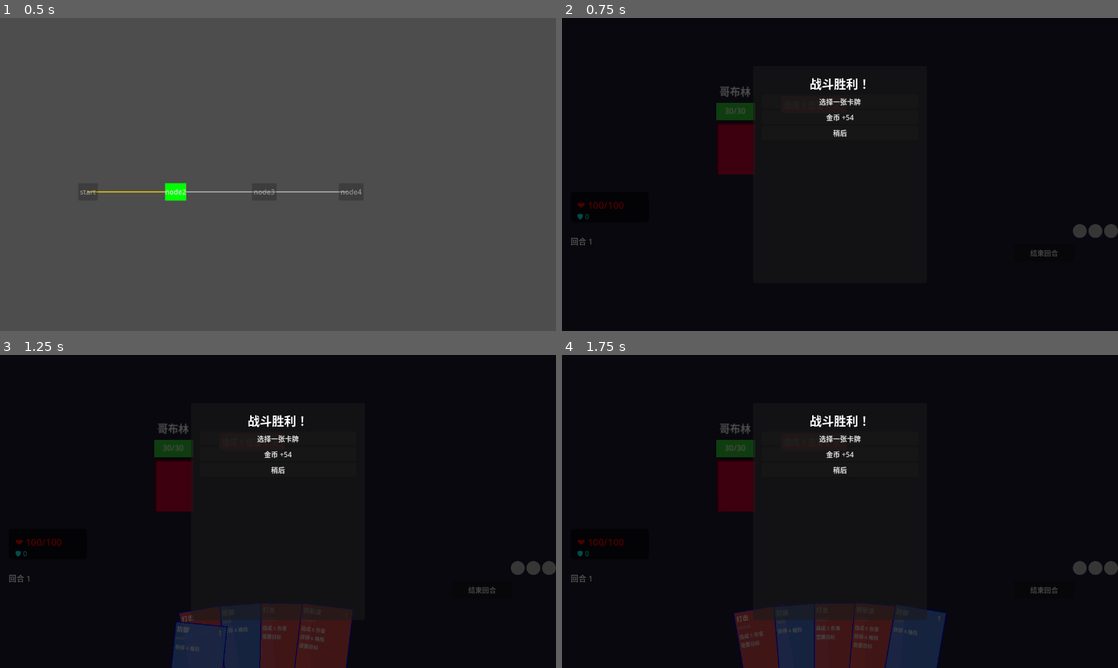
Above: before the commit, frames 1-4 (two rows, left to right).
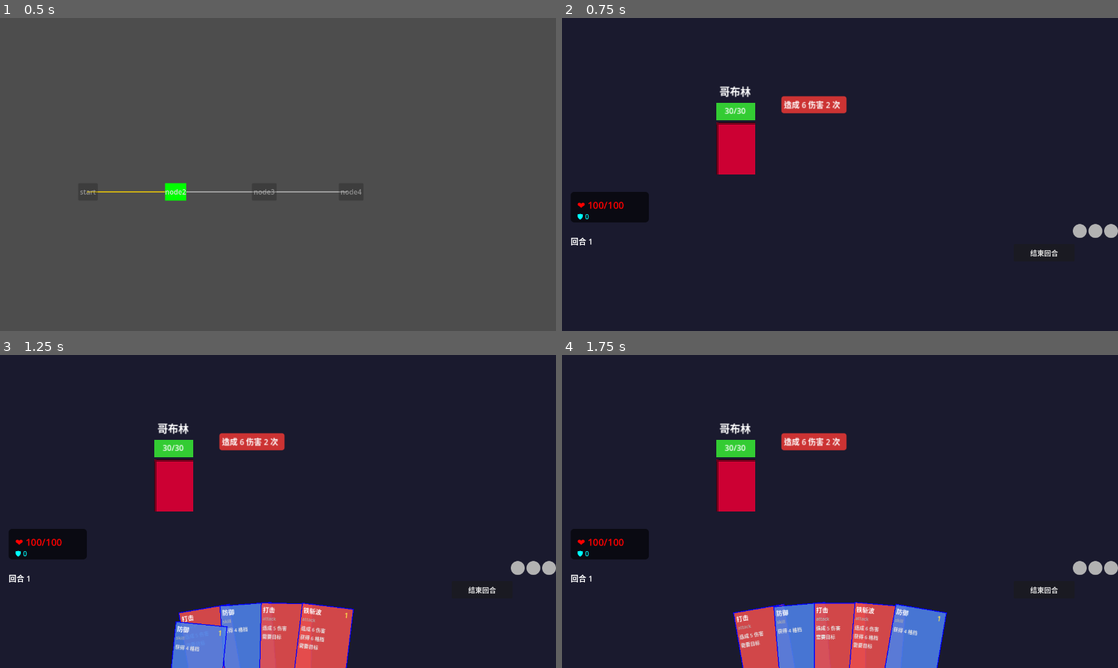
Above: after the commit, the same moments.

Repository: FiveMarksCoding/CardGame
Game: Godot game, scene res://scenes/Main.tscn
Same seed, same stepped clock (60 frames per second), same inputs: the game is played once before the commit and once after it.
Inputs:
- Up to frame 1 (0.5 s): no input
- Up to frame 2 (0.75 s): click "node2" at 0.5 s
- Up to frame 3 (1.25 s): no input
- Up to frame 4 (1.75 s): click "node3" at 1.25 s

Frame 1 is identical in both runs. In frame 2, 95% of the frame differs, in the area x 0-100%, y 0-100%; in frame 3, 95%; in frame 4, 95%.

Commit message:
奖励系统完成

Diff:
--- a/card-game/scripts/battle/BattleManager.gd
+++ b/card-game/scripts/battle/BattleManager.gd
@@ -1,32 +1,32 @@
 extends Node
 class_name BattleManager
 # 牌堆：抽牌堆、弃牌堆、消耗堆
-var is_player_turn: bool=0;
-var turn_counts: int=0;
 var draw: Array[CardData]=[];
 var discard: Array[CardData]=[]
 var consumed: Array[CardData]=[];
 var hand: Array[CardData]=[];
+# 基本信息
+var is_player_turn: bool=0;
+var turn_counts: int=0;
 var enemies: Array=[];
 var player_health: int=100;
 var player_max_health: int=100;
 var player_block: int=0;
 var hand_container: HandContainer=null;
-
 var draw_count: int=5;
 var hand_limit: int=10;
-
+var battle_over: bool=0; # 赢了还是死了？不知道
 # Energy
-var energy_q: Array = []  # 每个元素是 String，表示颜色类型
+var energy_q: Array=[];  # 每个元素是 String，表示颜色类型
 # 能量颜色常量（方便复用）
 const ENERGY_NEUTRAL="neutral";
-const ENERGY_RED = "red"
-const ENERGY_BLUE = "blue"
-const ENERGY_GREEN = "green"
-const ENERGY_PURPLE = "purple"
-const ENERGY_YELLOW = "yellow"
+const ENERGY_RED="red";
+const ENERGY_BLUE="blue";
+const ENERGY_GREEN="green";
+const ENERGY_PURPLE="purple";
+const ENERGY_YELLOW="yellow";
+# 信号
 signal energy_changed();
-
 signal player_health_changed(new_health: int,max_health: int);
 signal player_block_changed(new_block: int);
 signal turn_started(turn_count: int);
@@ -35,7 +35,7 @@
 	print("BattleManager 已加载");
 	hand_container=get_parent().get_node("HandContainer");
 	if !hand_container:
-		push_error("找不到 HandContainer！")
+		push_error("找不到 HandContainer！");
 	var copydeck=GameState.player_deck.duplicate();
 	draw=copydeck;
 	print("抽牌堆初始化完成，共 %d 张牌" % draw.size());
@@ -43,12 +43,6 @@
 
 	_create_test_enemies();
 	start_player_turn();
-
-	var logic = BattleRewardLogic.new()
-	logic.generate_rewards("normal")
-	var ui = BattleRewardUI.new()
-	add_child(ui)
-	ui.show_rewards(logic)
 func shuffle_pile(pile: Array[CardData]) -> void:
 	pile.shuffle();
 func draw_hands (n: int=draw_count):
@@ -90,11 +84,11 @@
 	#type value times
 	var intent_pool=[
 		[
-			Intent.new(Intent.Type.ATTACK,6,1),
+			Intent.new(Intent.Type.ATTACK,5,1),
 			Intent.new(Intent.Type.DEFEND,4,1),
 		],
 		[
-			Intent.new(Intent.Type.ATTACK,8,2),
+			Intent.new(Intent.Type.ATTACK,6,2),
 		],
 		[
 			Intent.new(Intent.Type.BUFF,2,1),
@@ -105,8 +99,10 @@
 	var enemy=Enemy.new();
 	enemy.setup(enemy_data);
 	enemy.position=Vector2(400,300);
-	enemy.scale=Vector2(1.5, 1.5);
+	enemy.scale=Vector2(1.5,1.5);
 	get_parent().add_child.call_deferred(enemy);
+	#enemy.setup(enemy_data);
+	enemy.died.connect(_on_enemy_died);
 	enemies.append(enemy);
 	print("Enemy created");
 func start_player_turn():
@@ -123,7 +119,7 @@
 		energy_q.append(ENERGY_NEUTRAL);
 	energy_changed.emit();
 func end_player_turn():
-	if !is_player_turn:
+	if !is_player_turn || battle_over:
 		return ;
 	is_player_turn=0;
 	print("=== 玩家回合结束 ===");
@@ -141,7 +137,9 @@
 
 		print("%s 开始行动" % enemy.data.name)
 		var results = enemy.execute_intents()
-
+		_check_victory()
+		if battle_over:
+			break;
 		for result in results:
 			if result.has("damage"):
 				var actual_damage = reduce_damage_with_block(result["damage"])
@@ -230,3 +228,35 @@
 	energy_changed.emit();
 	#print("染色成功：%s → %s" % [card_data.card_name, card_data.card_color])
 	return 1;
+# 检测胜利
+func _check_victory () -> void:
+	if battle_over:
+		return;
+	var all_dead=1;
+	for enemy in enemies:
+		if !enemy.is_dead():
+			all_dead=0;
+			break;
+	if all_dead:
+		battle_over=1;
+		_on_victory()
+func _on_victory ():
+	print("战斗胜利！")
+	# 调用奖励系统
+	var rewards = RewardGenerator.generate("normal");  # 暂时固定为 normal
+	var logic = BattleRewardLogic.new();
+	logic.initialize(rewards);
+	# 创建 UI 并显示
+	var ui=BattleRewardUI.new();
+	add_child(ui);
+	ui.show_rewards(logic);
+# 检查是否所有敌人都死亡
+func _on_enemy_died(_enemy: Enemy):
+	var all_dead = true
+	for e in enemies:
+		if not e.is_dead():
+			all_dead = false
+			break
+	if all_dead:
+		battle_over = true
+		_on_victory()
--- a/card-game/scripts/battle/CardEffectSystem.gd
+++ b/card-game/scripts/battle/CardEffectSystem.gd
@@ -8,5 +8,5 @@
 	# 格挡
 	if card_data.block > 0:
 		battle_manager.player_block+=card_data.block;
-		battle_manager._update_player_ui();
+		battle_manager.player_block_changed.emit(battle_manager.player_block);
 		#print("获得 %d 点格挡" % card_data.block)
--- a/card-game/scripts/battle/Enemy.gd
+++ b/card-game/scripts/battle/Enemy.gd
@@ -7,9 +7,12 @@
 var hp_bar: ProgressBar=null;
 var intent_container: Control=null;
 var name_label: Label=null;
-
 var intent_items: Array[Control]=[];
+# 信号
 signal intent_selected(enemy: Enemy,index: int);
+signal died(enemy: Enemy);
+# 意图组缓存
+var _cached_intents: Array=[];
 
 func _ready():
 	# hitbox;
@@ -21,7 +24,7 @@
 	# 鼠标检测
 	mouse_entered.connect(_on_mouse_entered);
 	mouse_exited.connect(_on_mouse_exited);
-func setup(enemy_data: EnemyData):
+func setup (enemy_data: EnemyData):
 	data=enemy_data;
 	_build_visuals();
 	_update_health_display();
@@ -67,21 +70,6 @@
 	intent_container.position=Vector2(70,-80);
 	intent_container.size=Vector2(120,160);
 	add_child(intent_container);
-func _update_intents ():
-	for i in intent_container.get_children():
-		i.queue_free();
-	intent_items.clear();
-	if data == null:
-		return ;
-	var intents=data.get_intent_group();
-	var y_offset=0;
-	for i in range(intents.size()):
-		var intent_data = intents[i]
-		var item=_create_intent_item(intent_data,i);
-		item.position = Vector2(0, y_offset);
-		intent_container.add_child(item);
-		intent_items.append(item);
-		y_offset+=30;
 func _create_intent_item (intent: Intent, index: int) -> Control:
 	var panel=Panel.new();
 	panel.size=Vector2(100,26);
@@ -132,8 +120,6 @@
 		var hp_text=hp_bar.get_node("HpText");
 		if hp_text:
 			hp_text.text="%d/%d"%[data.current_hp,data.max_hp];
-func refresh_intents():
-	_update_intents();
 func take_damage (amount: int):
 	data.current_hp-=amount;
 	if data.current_hp<0:
@@ -143,6 +129,8 @@
 	modulate=Color.RED;
 	await get_tree().create_timer(0.1).timeout;
 	modulate=Color.WHITE;
+	if data.current_hp<=0:
+		died.emit(self);
 # 接口
 func is_dead () -> bool:
 	return data.current_hp<=0;
@@ -163,15 +151,34 @@
 	if index>=0 && index<intents.size():
 		intents.remove_at(index);
 		_update_intents();
-func execute_intents () -> Array:
-	# 返回值记录本次执行产生的效果（用于 BattleManager 汇总）
-	var results: Array=[];
-	var intents=data.get_intent_group();
-	for i in intents:
-		var result=execute_one(i);
-		results.append(result);
-	_update_intents();
-	return results;
+func _update_intents():
+	# 如果缓存为空，生成新意图
+	if _cached_intents.is_empty():
+		_cached_intents = data.get_intent_group()
+	# 用缓存更新 UI
+	_update_intents_with_data(_cached_intents)
+func execute_intents() -> Array:
+	var results: Array = []
+
+	# 如果缓存为空，生成新意图（防御性编程）
+	if _cached_intents.is_empty():
+		_cached_intents = data.get_intent_group()
+
+	var intents = _cached_intents
+	print("当前执行的意图组：", intents)
+
+	# 更新 UI（确保显示与执行一致）
+	_update_intents_with_data(intents)
+
+	# 执行意图
+	for intent in intents:
+		var result = execute_one(intent)
+		results.append(result)
+
+	# 执行完后清空缓存，让下一回合重新生成
+	_cached_intents.clear()
+
+	return results
 func execute_one (intent: Intent) -> Dictionary:
 	var result = {
 		"type": intent.type,
@@ -206,3 +213,15 @@
 			print("%s 执行未知意图.这啥玩意" % data.name)
 			result["success"]=0;
 	return result;
+func _update_intents_with_data (intents: Array):
+	for child in intent_container.get_children():
+		child.queue_free();
+	intent_items.clear()
+	var y_offset=0;
+	for i in range(intents.size()):
+		var intent_data=intents[i];
+		var item=_create_intent_item(intent_data,i);
+		item.position=Vector2(0,y_offset);
+		intent_container.add_child(item);
+		intent_items.append(item);
+		y_offset+=30;
--- a/card-game/scripts/reward/BattleRewardLogic.gd
+++ b/card-game/scripts/reward/BattleRewardLogic.gd
@@ -15,32 +15,28 @@
 # 奖励卡牌组
 var card_groups: Array = []  # 存储每组卡牌的索引范围
 
-# 生成奖励
-func generate_rewards (battle_type: String) -> void:
-	rewards.clear();
+# BattleRewardLogic.gd - 删除 generate_rewards() 函数
+# 新增 initialize() 函数
+
+func initialize (rewards_array: Array[RewardData]):
+	rewards=rewards_array;
 	state=State.PENDING;
+	_build_card_groups()  # 自动构建组索引
+func _build_card_groups ():
 	card_groups.clear();
-	# 卡牌奖励（多组三选一）
-	var group_count=1 if battle_type!="ELITE" else 2;  # 目前一组，以后可配置
-	for g in range(group_count):
-		var group_start=rewards.size();
-		var card_ids=CardPool.get_random_cards(card_reward_count);
-		for i in card_ids:
-			rewards.append(RewardData.create_card(i));
-		var group_end=rewards.size()-1;
-		card_groups.append({"start":group_start,"end":group_end});
-	# 金币奖励
-	var g=0;
-	match battle_type:
-		"normal":
-			g=randi_range(50, 70);
-		"elite":
-			g=randi_range(100, 120);
-		"boss":
-			g=randi_range(150, 200);
-		_:
-			g=50;
-	rewards.append(RewardData.create_golds(g));
+	var group_start=-1;
+	for i in range(rewards.size()):
+		var r=rewards[i];
+		if r.type==RewardData.Type.CARD:
+			if group_start==-1:
+				group_start=i;
+		else:
+			if group_start!=-1:
+				card_groups.append({"start":group_start,"end":i-1});
+				group_start=-1
+	# 如果最后一批是卡牌
+	if group_start!=-1:
+		card_groups.append({"start": group_start, "end": rewards.size() - 1})
 # 领取单个奖励
 func claim_reward(index: int) -> bool:
 	if (index<0) || (index>=rewards.size()):
--- a/card-game/scripts/reward/BattleRewardUI.gd
+++ b/card-game/scripts/reward/BattleRewardUI.gd
@@ -12,9 +12,8 @@
 var _main_panel: Panel = null
 var _main_container: VBoxContainer = null
 var _card_selector_btn: Button = null
-var _gold_btn: Button = null
-var _defer_btn: Button = null
-
+var _gold_btn: Button=null;
+var go_to_map_btn: Button=null;
 # 子界面节点
 var _sub_panel: Panel = null
 var _sub_container: VBoxContainer = null
@@ -75,13 +74,17 @@
 	_gold_btn.text = "金币 +0"
 	_gold_btn.size = Vector2(300, 70)
 	_gold_btn.pressed.connect(_on_gold_pressed)
-	_main_container.add_child(_gold_btn)
-	# 稍后按钮
-	_defer_btn = Button.new()
-	_defer_btn.text = "稍后"
-	#_defer_btn.custom_minimum_size=Vector2(120,60);
-	_defer_btn.pressed.connect(_on_defer_pressed)
-	_main_container.add_child(_defer_btn)
+	_main_container.add_child(_gold_btn);
+	# 前往地图 gogogo
+	var go_to_map_btn = Button.new()
+	go_to_map_btn.text = "前往地图"
+	go_to_map_btn.custom_minimum_size = Vector2(140, 50)
+	go_to_map_btn.position = Vector2(
+	_main_panel.size.x-160,
+	_main_panel.size.y-70
+	);
+	go_to_map_btn.pressed.connect(_on_go_to_map_pressed);
+	_main_panel.add_child(go_to_map_btn)
 func _build_sub_ui() -> void:
 	# 子面板（与主面板重叠）
 	_sub_panel = Panel.new()
@@ -244,12 +247,14 @@
 		_on_all_claimed();
 	else:
 		_update_main_ui();
-func _on_defer_pressed() -> void:
-	if _logic:
-		_logic.defer();
-	visible=0;
-	reward_deferred.emit();
-
+# 点击按钮前往地图
+func _on_go_to_map_pressed() -> void:
+	# 暂时只关闭界面，不实现跳转
+	# 等地图系统接入后，再连接实际跳转逻辑
+	visible = false
+	# 通知上层（BattleManager）奖励界面已关闭
+	reward_completed.emit()  # 复用这个信号，表示“关闭界面”
+# 废案
 func _on_all_claimed() -> void:
 	visible=0;
 	reward_completed.emit();
--- /dev/null
+++ b/card-game/scripts/reward/RewardGenerator.gd
@@ -0,0 +1,26 @@
+extends RefCounted;
+class_name RewardGenerator;
+
+# 生成奖励列表
+static func generate (battle_type: String) -> Array[RewardData]:
+	var rewards: Array[RewardData]=[];
+	# 卡牌奖励
+	# 普通战斗 1 组三选一，精英战斗 2 组
+	var group_count=1 if battle_type!="elite"  else 2;
+	for g in range(group_count):
+		var ids=CardPool.get_random_cards(3);  # 三选一
+		for i in ids:
+			rewards.append(RewardData.create_card(i));
+	# 金币奖励
+	var gold=0;
+	match battle_type:
+		"normal":
+			gold = randi_range(50, 70);
+		"elite":
+			gold = randi_range(100, 120);
+		"boss":
+			gold = randi_range(150, 200);
+		_:
+			gold=50;
+	rewards.append(RewardData.create_golds(gold));
+	return rewards
Not shown, added: card-game/scripts/reward/RewardGenerator.gd.uid
